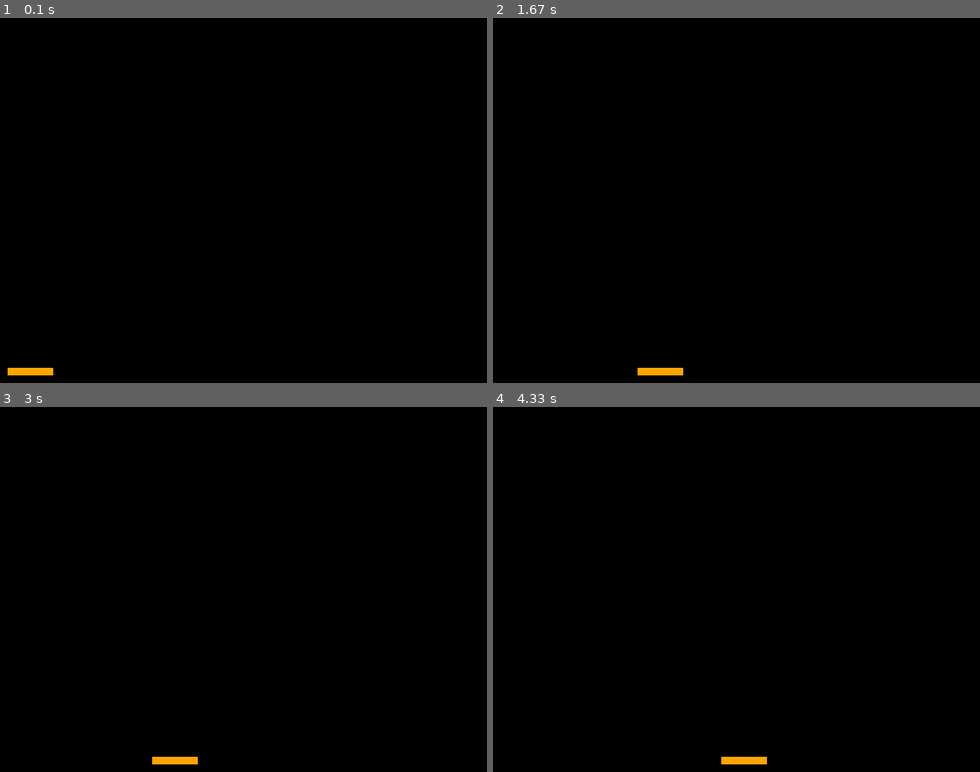
Above: before the commit, frames 1-4 (two rows, left to right).
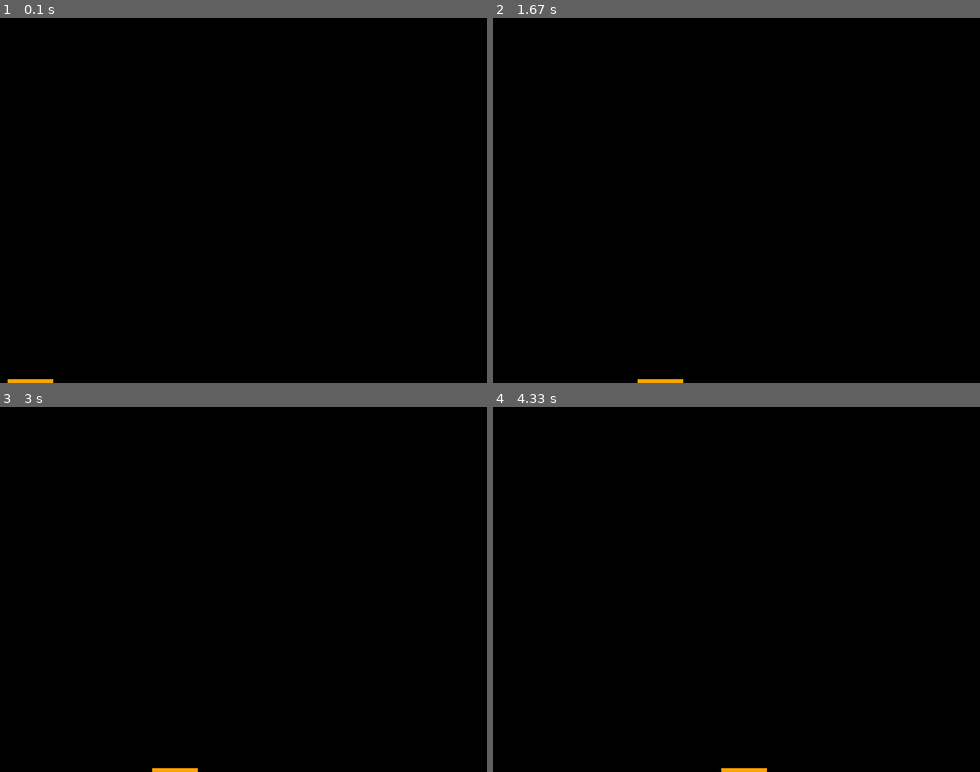
Above: after the commit, the same moments.

Repository: PandaJules/Python-projects
Game: pygame game, started from Paddle.py
Two runs of this game, one before a commit and one after it. Both use one fixed random seed, a clock stepped at 60 frames per second and the inputs below.
Inputs:
- Up to frame 1 (0.1 s): no input
- Up to frame 2 (1.67 s): hold Right 0.33-0.8 s; hold Right 0.83-1.3 s; hold Left from 1.33 s (still down)
- Up to frame 3 (3 s): release Left at 1.87 s; hold Left 1.9-2.3 s; hold Right 2.33-2.97 s
- Up to frame 4 (4.33 s): hold Left 3-3.47 s; hold Right 3.5-3.97 s; hold Right from 4 s (still down)

The runs differ from the first frame. In frame 1, 0.3% of the frame differs, in the area x 1-11%, y 95-100%; in frame 2, 0.3%; in frame 3, 0.3%; in frame 4, 0.3%.

Commit message:
New position and caption

Diff:
--- a/Paddle.py
+++ b/Paddle.py
@@ -6,11 +6,11 @@
 SCREEN_WIDTH = 640
 SCREEN_HEIGHT = 480
 screen = pygame.display.set_mode((SCREEN_WIDTH, SCREEN_HEIGHT))
-pygame.display.set_caption('Pong')
+pygame.display.set_caption("Paddle")
 
 PADDLE_WIDTH = 60
 PADDLE_HEIGHT = 10
-paddle = pygame.Rect(10, SCREEN_HEIGHT - PADDLE_HEIGHT - 10, PADDLE_WIDTH, PADDLE_HEIGHT)
+paddle = pygame.Rect(10, SCREEN_HEIGHT - PADDLE_HEIGHT/2, PADDLE_WIDTH, PADDLE_HEIGHT)
 PADDLE_COLOR = pygame.color.Color("orange")
 
 
